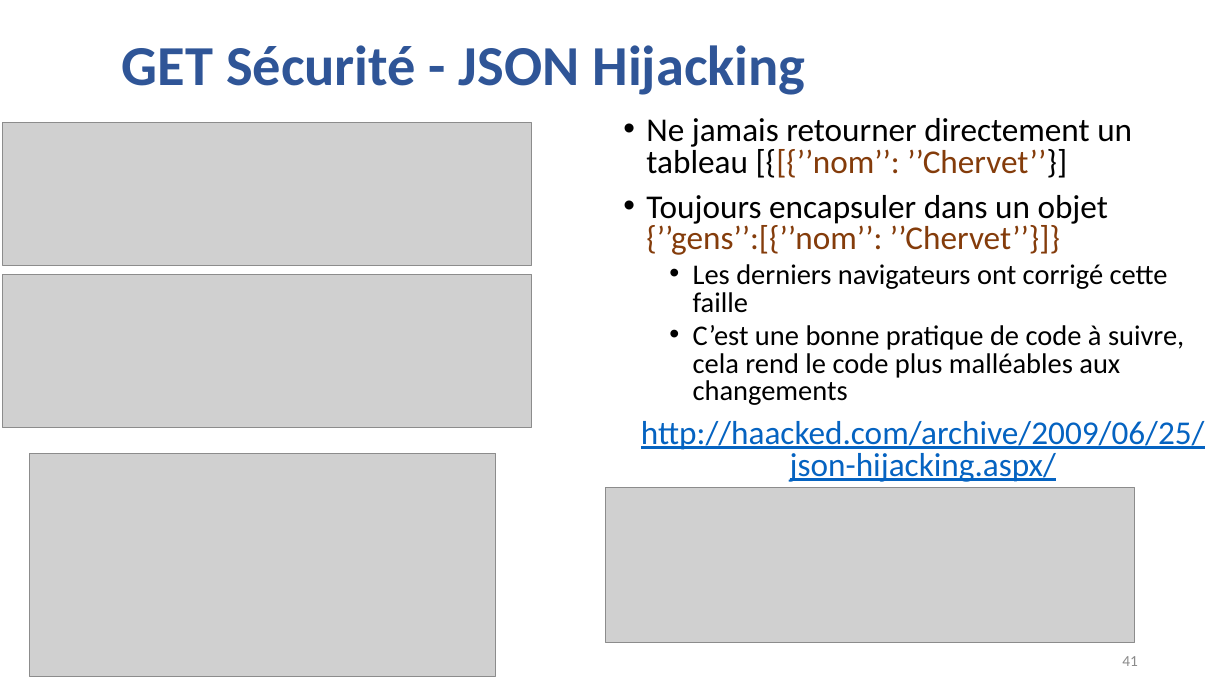
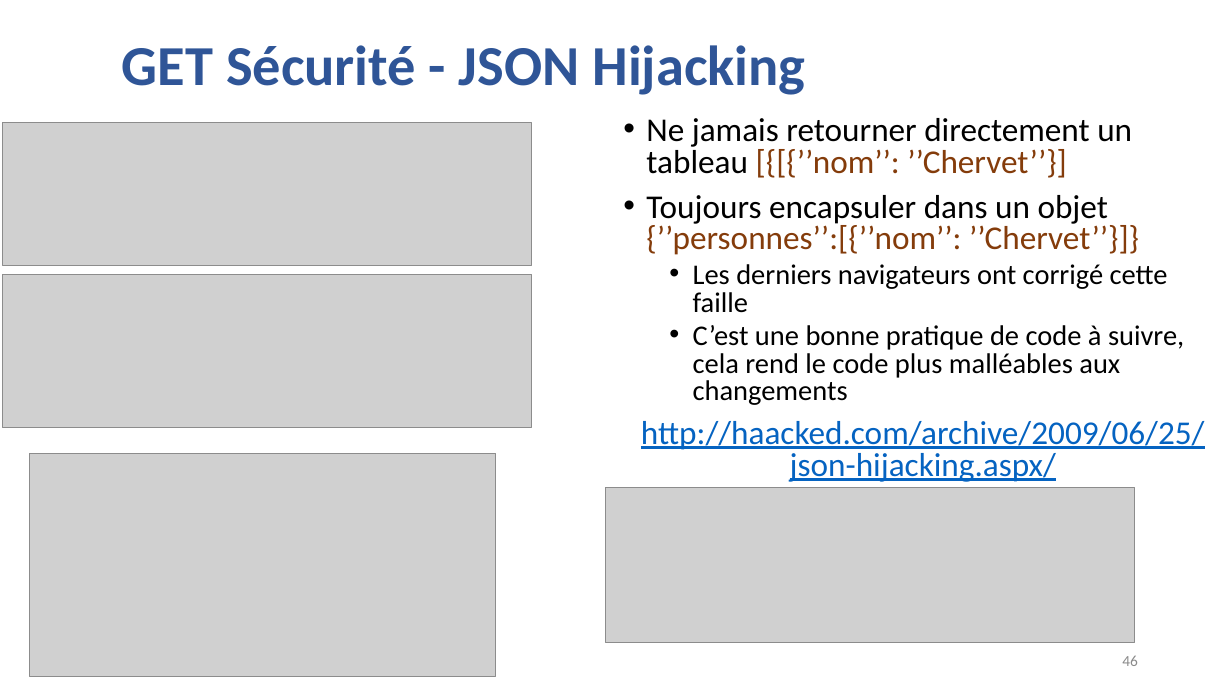
Before and after one commit to guillaumechervet/course.rest, a slide deck: slide 46 of documentations/3 - Web Services partie REST.pptx (slide 41 before the commit). Drawn at 1232x693 pixels with LibreOffice and Linux fonts; fonts in the diff are those of the drawing; grey boxes stand for pictures. Boxes give left, top, right and bottom in pixels: in the first picture for what was removed or moved away, otherwise in the second. Text is boxed around its words. In the diff, an @@ line names an element or a change of style, - is before the commit and + after.

```diff
--- a/documentations/3 - Web Services partie REST.pptx
+++ b/documentations/3 - Web Services partie REST.pptx
@@ text at [646, 118, 1132, 178]: text colour #000000 to #843C0B in "[{[{’’nom’’: ’’Chervet’’}]" @@
@@ text at [646, 195, 1139, 255]: text changed @@
-• Toujours encapsuler dans un objet {’’gens’’:[{’’nom’’: ’’Chervet’’}]}
+• Toujours encapsuler dans un objet {’’personnes’’:[{’’nom’’: ’’Chervet’’}]}
@@ page number at [1122, 655, 1138, 666]: text changed @@
-41
+46
```
Also in this commit, not shown: 7 other slides changed, 8 slides added, 2 slides removed.
